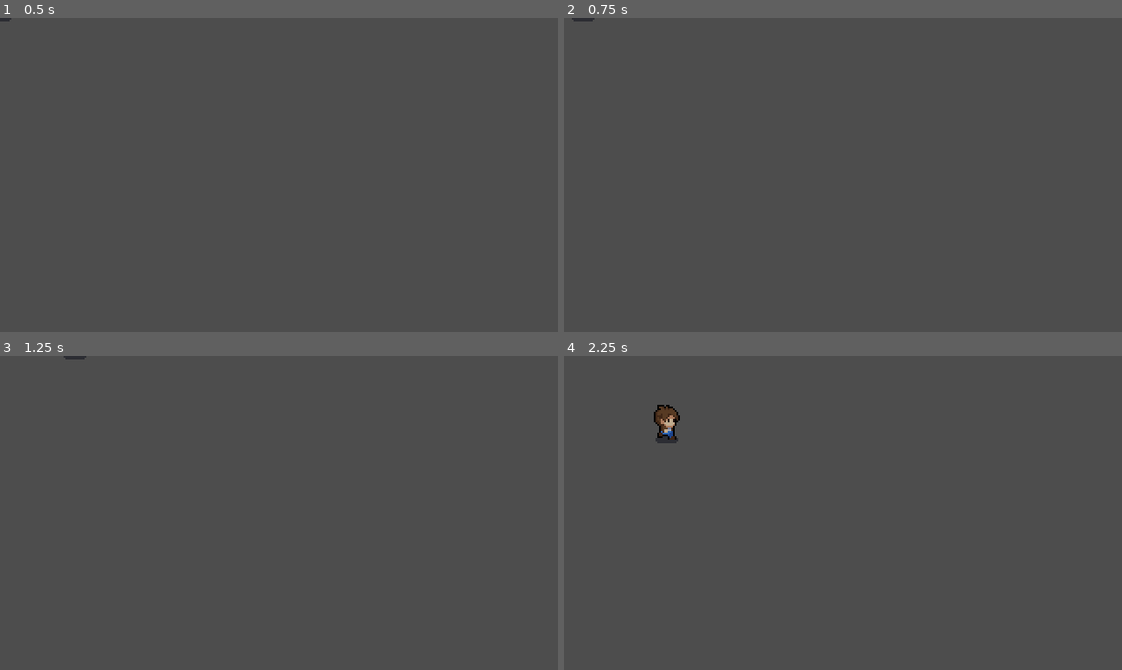
Above: before the commit, frames 1-4 (two rows, left to right).
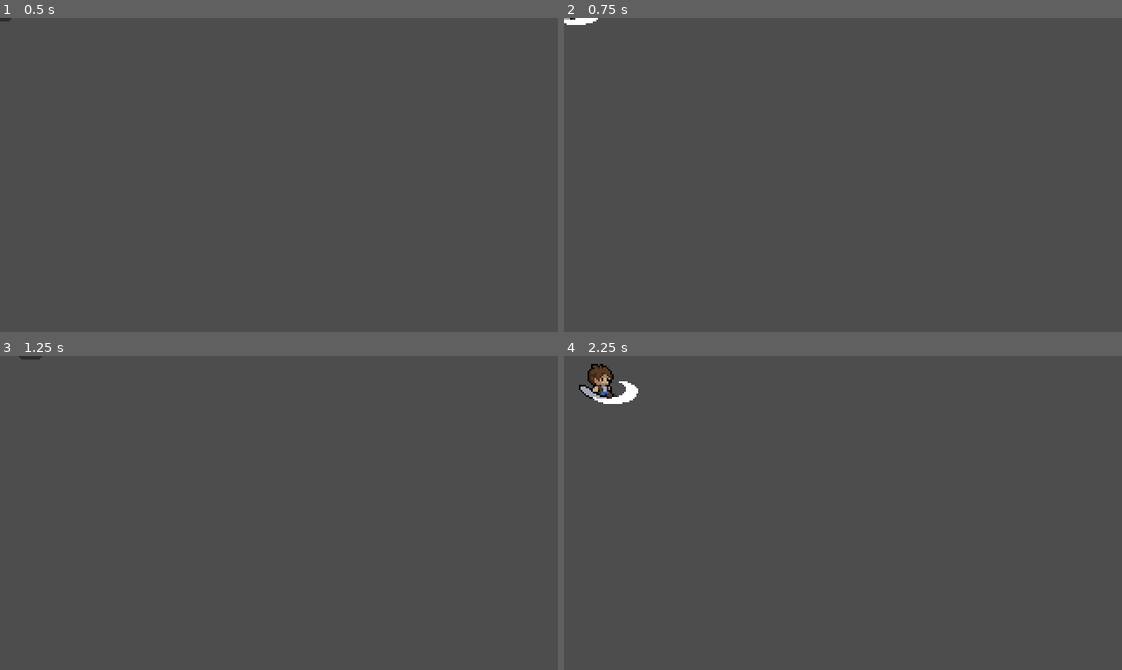
Above: after the commit, the same moments.

Repository: mateus-hba/Gamejam_2024
Game: Godot game, scene res://character/scenes/character.tscn
Same seed, same stepped clock (60 frames per second), same inputs: the game is played once before the commit and once after it. The project has no main scene, so this scene is started directly.
Inputs:
- Up to frame 1 (0.5 s): no input
- Up to frame 2 (0.75 s): tap Enter at 0.5 s; hold D (move_right) from 0.53 s (still down); tap Space (attack, bound only after the commit) at 0.6 s
- Up to frame 3 (1.25 s): keep holding D (move_right)
- Up to frame 4 (2.25 s): tap Space (attack, bound only after the commit) at 1.25, 1.35, 2.1 s; release D (move_right) at 1.28 s; hold S (move_down) 1.28-2.03 s; hold D (move_right) from 2.03 s (still down)

Frame 1 is identical in both runs. In frame 2, 0.1% of the frame differs, in the area x 0-7%, y 0-3%; in frame 3, less than 0.1%; in frame 4, 1.1%, in the area x 2-21%, y 2-28%.

Commit message:
Script básico de ataque com animações

Diff:
--- a/character/scenes/character.tscn
+++ b/character/scenes/character.tscn
@@ -371,11 +371,175 @@
 "transitions": PackedFloat32Array(1, 1, 1, 1, 1, 1),
 "update": 1,
 "values": [30, 31, 32, 33, 34, 35]
+}
+
+[sub_resource type="Animation" id="Animation_17hnq"]
+resource_name = "attack_down"
+length = 0.4
+tracks/0/type = "value"
+tracks/0/imported = false
+tracks/0/enabled = true
+tracks/0/path = NodePath("Texture:frame")
+tracks/0/interp = 1
+tracks/0/loop_wrap = true
+tracks/0/keys = {
+"times": PackedFloat32Array(0, 0.1, 0.2, 0.3),
+"transitions": PackedFloat32Array(1, 1, 1, 1),
+"update": 1,
+"values": [36, 37, 38, 39]
+}
+tracks/1/type = "value"
+tracks/1/imported = false
+tracks/1/enabled = true
+tracks/1/path = NodePath("Texture:position")
+tracks/1/interp = 1
+tracks/1/loop_wrap = true
+tracks/1/keys = {
+"times": PackedFloat32Array(0),
+"transitions": PackedFloat32Array(1),
+"update": 0,
+"values": [Vector2(-0.5, -17)]
+}
+tracks/2/type = "value"
+tracks/2/imported = false
+tracks/2/enabled = true
+tracks/2/path = NodePath("Texture:flip_h")
+tracks/2/interp = 1
+tracks/2/loop_wrap = true
+tracks/2/keys = {
+"times": PackedFloat32Array(0),
+"transitions": PackedFloat32Array(1),
+"update": 1,
+"values": [false]
+}
+
+[sub_resource type="Animation" id="Animation_fx6fc"]
+resource_name = "attack_right"
+length = 0.4
+tracks/0/type = "value"
+tracks/0/imported = false
+tracks/0/enabled = true
+tracks/0/path = NodePath("Texture:frame")
+tracks/0/interp = 1
+tracks/0/loop_wrap = true
+tracks/0/keys = {
+"times": PackedFloat32Array(0, 0.1, 0.2, 0.3),
+"transitions": PackedFloat32Array(1, 1, 1, 1),
+"update": 1,
+"values": [42, 43, 44, 45]
+}
+tracks/1/type = "value"
+tracks/1/imported = false
+tracks/1/enabled = true
+tracks/1/path = NodePath("Texture:position")
+tracks/1/interp = 1
+tracks/1/loop_wrap = true
+tracks/1/keys = {
+"times": PackedFloat32Array(0),
+"transitions": PackedFloat32Array(1),
+"update": 0,
+"values": [Vector2(-0.5, -17)]
+}
+tracks/2/type = "value"
+tracks/2/imported = false
+tracks/2/enabled = true
+tracks/2/path = NodePath("Texture:flip_h")
+tracks/2/interp = 1
+tracks/2/loop_wrap = true
+tracks/2/keys = {
+"times": PackedFloat32Array(0),
+"transitions": PackedFloat32Array(1),
+"update": 1,
+"values": [false]
+}
+
+[sub_resource type="Animation" id="Animation_5hyrj"]
+resource_name = "attack_left"
+length = 0.4
+tracks/0/type = "value"
+tracks/0/imported = false
+tracks/0/enabled = true
+tracks/0/path = NodePath("Texture:frame")
+tracks/0/interp = 1
+tracks/0/loop_wrap = true
+tracks/0/keys = {
+"times": PackedFloat32Array(0, 0.1, 0.2, 0.3),
+"transitions": PackedFloat32Array(1, 1, 1, 1),
+"update": 1,
+"values": [42, 43, 44, 45]
+}
+tracks/1/type = "value"
+tracks/1/imported = false
+tracks/1/enabled = true
+tracks/1/path = NodePath("Texture:position")
+tracks/1/interp = 1
+tracks/1/loop_wrap = true
+tracks/1/keys = {
+"times": PackedFloat32Array(0),
+"transitions": PackedFloat32Array(1),
+"update": 0,
+"values": [Vector2(0.5, -17)]
+}
+tracks/2/type = "value"
+tracks/2/imported = false
+tracks/2/enabled = true
+tracks/2/path = NodePath("Texture:flip_h")
+tracks/2/interp = 1
+tracks/2/loop_wrap = true
+tracks/2/keys = {
+"times": PackedFloat32Array(0),
+"transitions": PackedFloat32Array(1),
+"update": 1,
+"values": [true]
+}
+
+[sub_resource type="Animation" id="Animation_y2tak"]
+resource_name = "attack_up"
+length = 0.4
+tracks/0/type = "value"
+tracks/0/imported = false
+tracks/0/enabled = true
+tracks/0/path = NodePath("Texture:frame")
+tracks/0/interp = 1
+tracks/0/loop_wrap = true
+tracks/0/keys = {
+"times": PackedFloat32Array(0, 0.1, 0.2, 0.3),
+"transitions": PackedFloat32Array(1, 1, 1, 1),
+"update": 1,
+"values": [48, 49, 50, 51]
+}
+tracks/1/type = "value"
+tracks/1/imported = false
+tracks/1/enabled = true
+tracks/1/path = NodePath("Texture:position")
+tracks/1/interp = 1
+tracks/1/loop_wrap = true
+tracks/1/keys = {
+"times": PackedFloat32Array(0),
+"transitions": PackedFloat32Array(1),
+"update": 0,
+"values": [Vector2(-0.5, -17)]
+}
+tracks/2/type = "value"
+tracks/2/imported = false
+tracks/2/enabled = true
+tracks/2/path = NodePath("Texture:flip_h")
+tracks/2/interp = 1
+tracks/2/loop_wrap = true
+tracks/2/keys = {
+"times": PackedFloat32Array(0),
+"transitions": PackedFloat32Array(1),
+"update": 1,
+"values": [false]
 }
 
 [sub_resource type="AnimationLibrary" id="AnimationLibrary_ihtwx"]
 _data = {
 "RESET": SubResource("Animation_eeo4g"),
+"attack_down": SubResource("Animation_17hnq"),
+"attack_left": SubResource("Animation_5hyrj"),
+"attack_right": SubResource("Animation_fx6fc"),
+"attack_up": SubResource("Animation_y2tak"),
 "idle_down": SubResource("Animation_ojbef"),
 "idle_left": SubResource("Animation_3yrr0"),
 "idle_right": SubResource("Animation_74o2m"),
@@ -385,6 +549,29 @@
 "walk_right": SubResource("Animation_frksa"),
 "walk_up": SubResource("Animation_6fa7i")
 }
+
+[sub_resource type="AnimationNodeAnimation" id="AnimationNodeAnimation_r0m4b"]
+animation = &"attack_down"
+
+[sub_resource type="AnimationNodeAnimation" id="AnimationNodeAnimation_lqe84"]
+animation = &"attack_up"
+
+[sub_resource type="AnimationNodeAnimation" id="AnimationNodeAnimation_rvfai"]
+animation = &"attack_left"
+
+[sub_resource type="AnimationNodeAnimation" id="AnimationNodeAnimation_4deas"]
+animation = &"attack_right"
+
+[sub_resource type="AnimationNodeBlendSpace2D" id="AnimationNodeBlendSpace2D_kqewf"]
+blend_point_0/node = SubResource("AnimationNodeAnimation_r0m4b")
+blend_point_0/pos = Vector2(0, 1)
+blend_point_1/node = SubResource("AnimationNodeAnimation_lqe84")
+blend_point_1/pos = Vector2(0, -1)
+blend_point_2/node = SubResource("AnimationNodeAnimation_rvfai")
+blend_point_2/pos = Vector2(-1, 0)
+blend_point_3/node = SubResource("AnimationNodeAnimation_4deas")
+blend_point_3/pos = Vector2(1, 0)
+blend_mode = 1
 
 [sub_resource type="AnimationNodeAnimation" id="AnimationNodeAnimation_ta57s"]
 animation = &"idle_down"
@@ -433,13 +620,16 @@
 blend_mode = 1
 
 [sub_resource type="AnimationNodeStateMachine" id="AnimationNodeStateMachine_tdv0p"]
+states/attack/node = SubResource("AnimationNodeBlendSpace2D_kqewf")
+states/attack/position = Vector2(352, 255.333)
 states/idle/node = SubResource("AnimationNodeBlendSpace2D_fy7ht")
 states/idle/position = Vector2(373.333, 96.6667)
 states/walk/node = SubResource("AnimationNodeBlendSpace2D_i4878")
 states/walk/position = Vector2(564, 95.3333)
 
-[node name="Character" type="CharacterBody2D" node_paths=PackedStringArray("_animation_tree")]
+[node name="Character" type="CharacterBody2D" node_paths=PackedStringArray("_attack_timer", "_animation_tree")]
 script = ExtResource("1_mi2it")
+_attack_timer = NodePath("AttackTimer")
 _animation_tree = NodePath("AnimationTree")
 
 [node name="Texture" type="Sprite2D" parent="."]
@@ -463,5 +653,12 @@
 }
 tree_root = SubResource("AnimationNodeStateMachine_tdv0p")
 anim_player = NodePath("../Animation")
+parameters/attack/blend_position = Vector2(0, 0)
 parameters/idle/blend_position = Vector2(0, 0)
 parameters/walk/blend_position = Vector2(0, 0)
+
+[node name="AttackTimer" type="Timer" parent="."]
+wait_time = 0.4
+one_shot = true
+
+[connection signal="timeout" from="AttackTimer" to="." method="_on_attack_timer_timeout"]
--- a/character/scripts/character.gd
+++ b/character/scripts/character.gd
@@ -1,6 +1,7 @@
 extends CharacterBody2D
 
 var _state_machine
+var _is_attacking: bool = false
 
 @export_category("Variables")
 @export var _move_speed: float = 64.0
@@ -8,6 +9,7 @@
 @export var _acceleration: float = 0.4
 
 @export_category("Objects")
+@export var _attack_timer: Timer = null
 @export var _animation_tree: AnimationTree = null
 
 func _ready() -> void:
@@ -15,6 +17,7 @@
 
 func _physics_process(_delta: float) -> void:
 	_move()
+	_attack()
 	_animate()
 	move_and_slide()
 
@@ -28,6 +31,8 @@
 	if _direction != Vector2.ZERO:
 		_animation_tree["parameters/idle/blend_position"] = _direction
 		_animation_tree["parameters/walk/blend_position"] = _direction
+		_animation_tree["parameters/attack/blend_position"] = _direction
+
 		velocity.x = lerp(velocity.x, _direction.normalized().x * _move_speed, _acceleration)
 		velocity.y = lerp(velocity.y, _direction.normalized().y * _move_speed, _acceleration)
 		return
@@ -35,9 +40,25 @@
 	velocity.x = lerp(velocity.x, _direction.normalized().x * _move_speed, _friction)
 	velocity.y = lerp(velocity.y, _direction.normalized().y * _move_speed, _friction)
 
+func _attack() -> void:
+	if Input.is_action_just_pressed("attack") and not _is_attacking:
+		set_physics_process(false)
+		_attack_timer.start()
+		_is_attacking = true
+
+
 func _animate() -> void:
-	if velocity.length() > 3:
+	if _is_attacking:
+		_state_machine.travel("attack")
+		return
+
+	if velocity.length() > 10:
 		_state_machine.travel("walk")
 		return
 
 	_state_machine.travel("idle")
+
+
+func _on_attack_timer_timeout() -> void:
+	set_physics_process(true)
+	_is_attacking = false
--- a/project.godot
+++ b/project.godot
@@ -48,6 +48,12 @@
 , Object(InputEventKey,"resource_local_to_scene":false,"resource_name":"","device":-1,"window_id":0,"alt_pressed":false,"shift_pressed":false,"ctrl_pressed":false,"meta_pressed":false,"pressed":false,"keycode":0,"physical_keycode":4194322,"key_label":0,"unicode":0,"echo":false,"script":null)
 ]
 }
+attack={
+"deadzone": 0.5,
+"events": [Object(InputEventKey,"resource_local_to_scene":false,"resource_name":"","device":-1,"window_id":0,"alt_pressed":false,"shift_pressed":false,"ctrl_pressed":false,"meta_pressed":false,"pressed":false,"keycode":0,"physical_keycode":32,"key_label":0,"unicode":32,"echo":false,"script":null)
+, Object(InputEventKey,"resource_local_to_scene":false,"resource_name":"","device":-1,"window_id":0,"alt_pressed":false,"shift_pressed":false,"ctrl_pressed":false,"meta_pressed":false,"pressed":false,"keycode":0,"physical_keycode":90,"key_label":0,"unicode":122,"echo":false,"script":null)
+]
+}
 
 [rendering]
 
Not shown: 1 places in character/scenes/character.tscn that only renumber resources
